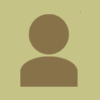
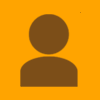
Two versions of the same layered image (100 x 100). Layer-by-layer changes:
"Layer 1": opacity 59% → 80% over (x1=20, y1=12, x2=81, y2=87)
added layer "Layer 2" above "providerBg" over (x1=0, y1=0, x2=100, y2=100)
renamed "Layer 2" to "providerBg", painted on it over (x1=0, y1=0, x2=100, y2=100)
renamed "providerBg" to "userBg", hid it, painted on it over (x1=0, y1=0, x2=100, y2=100)
